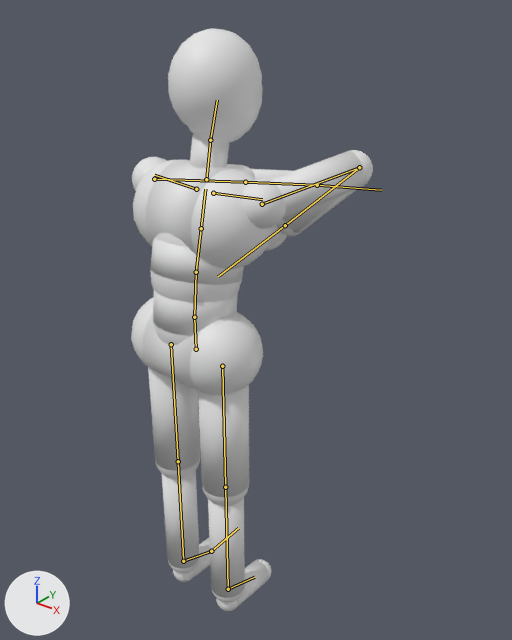
Renders of the glTF model previs/rig/mannequin.glb from each side of a commit.
One viewpoint serves both versions: a 50 mm camera at (1.243, -1.282, 1.902) aimed at (0.015, 0.253, 0.951). Lighting does not change. The marker at lower left points along +X, +Y and +Z. The first picture is the older version. Both versions are drawn at frame 1 of the action 'leanout'; the numbers are the values there. The bones that change, and the others that lie on the model, are drawn over the model as lines.

In view in the first picture: 'MannequinMesh'.
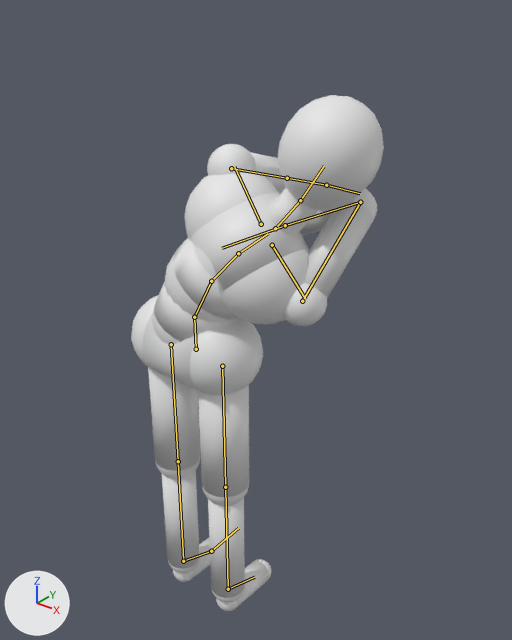
Changed parts and their boxes [x1, y1, x2, y2] in the pictures (512 x 640 px):
'MannequinMesh', posed (11% shorter): before [131, 28, 373, 611]; after [131, 95, 384, 611]
bone 'Spine', root to tip: before (194, 317) to (196, 272); after (194, 317) to (211, 281)
bone 'Spine1', root to tip: before (196, 272) to (201, 228); after (211, 281) to (238, 253)
bone 'Spine2', root to tip: before (201, 228) to (205, 189); after (238, 253) to (268, 233)
bone 'LeftArm', root to tip: before (154, 179) to (245, 182); after (231, 168) to (287, 178)
bone 'Neck', root to tip: before (206, 179) to (210, 140); after (275, 228) to (300, 200)
bone 'Head', root to tip: before (210, 140) to (217, 100); after (300, 200) to (324, 166)
bone 'RightArm', root to tip: before (262, 204) to (359, 167); after (302, 301) to (360, 202)
bone 'RightForeArm', root to tip: before (359, 167) to (285, 225); after (360, 202) to (285, 225)

What the commit changed:
Bone 'Spine' (bone_spine) turns from (-6, 0, 0) to (-6, 0, -25) degrees about its own x, y and z.
Bone 'Spine1' (bone_spine1) turns from (-6, 0, 0) to (-6, 0, -15) degrees about its own x, y and z.
Bone 'Spine2' (bone_spine2) turns from (0, 0, 0) to (0, 0, -10) degrees about its own x, y and z.
Bone 'LeftArm' (bone_leftarm) turns from (108, 18, 39) to (85, 9, -8) degrees about its own x, y and z.
Bone 'Neck' (bone_neck) turns from (0, 0, 0) to (0, 0, 13) degrees about its own x, y and z.
Bone 'Head' (bone_head) turns from (-4, 0, 0) to (-4, 0, 10) degrees about its own x, y and z.
Bone 'RightArm' (bone_rightarm) turns from (93, 31, -38) to (150, 20, -46) degrees about its own x, y and z.
Bone 'RightForeArm' (bone_rightforearm) turns from (-2, 4, 131) to (-2, 3, 113) degrees about its own x, y and z.
